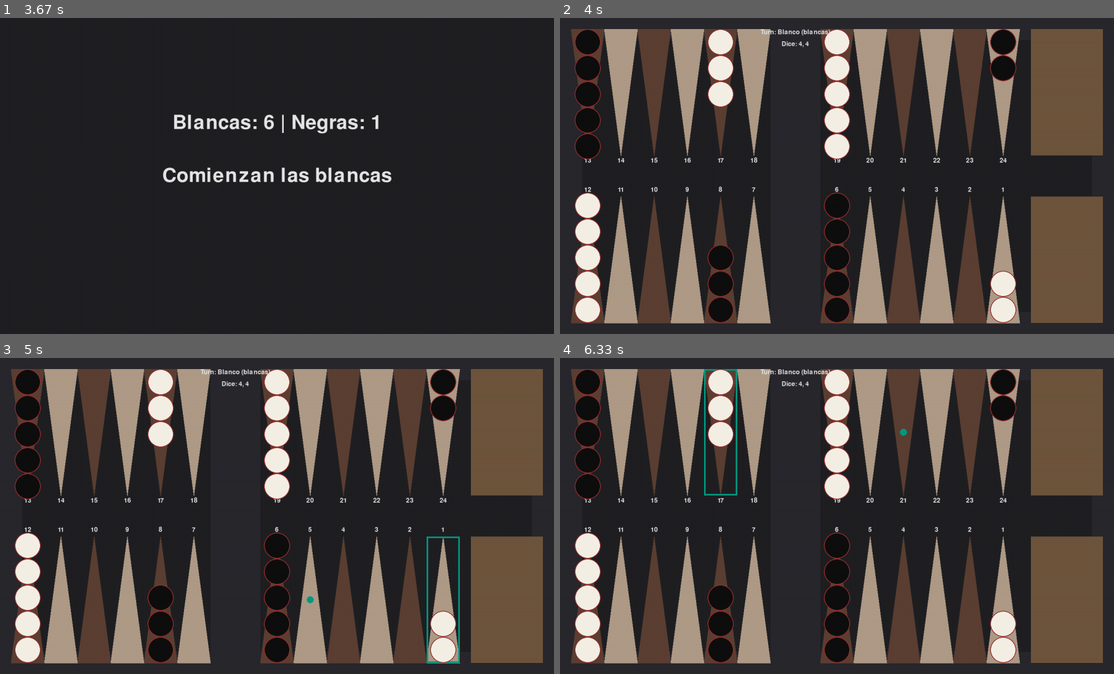
Above: before the commit, frames 1-4 (two rows, left to right).
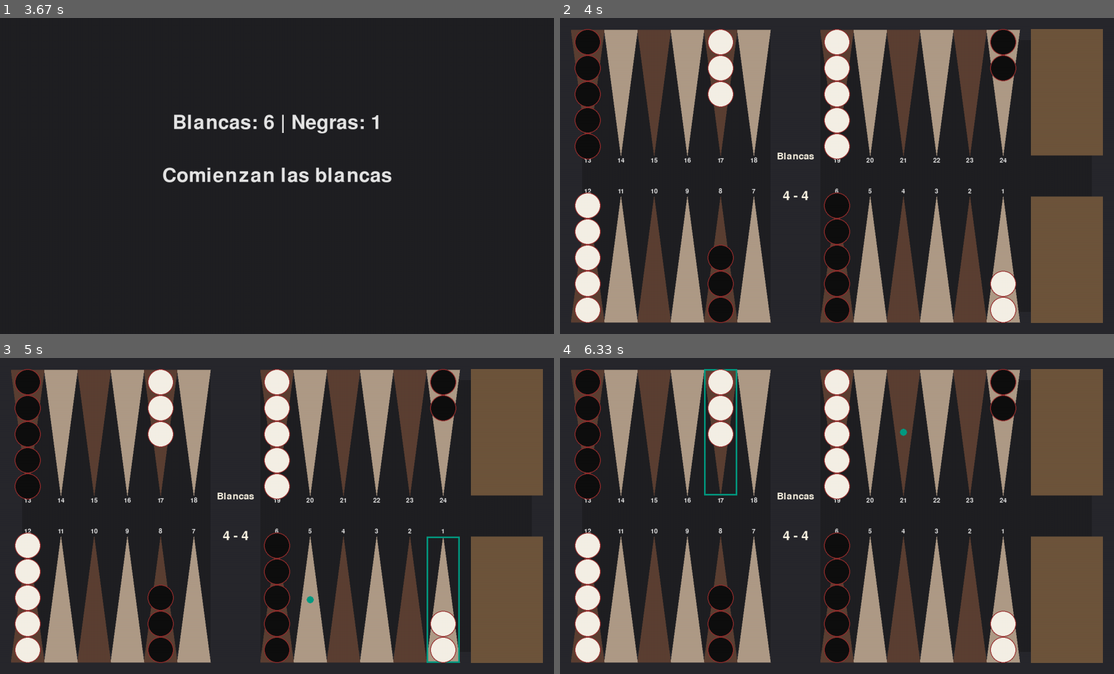
Above: after the commit, the same moments.

Repository: BarbozaFederico/rback
Game: pygame game, started from backgammon/pygame_ui/ui.py
Two runs of this game, one before a commit and one after it. Both use one fixed random seed, a clock stepped at 60 frames per second and the inputs below.
Inputs (mouse positions are in pixels of both pictures, inside the frame that each line leads up to):
- Up to frame 1 (3.67 s): click (277, 176) at 0.38 s
- Up to frame 2 (4 s): no input
- Up to frame 3 (5 s): click (443, 598) at 4.72 s
- Up to frame 4 (6.33 s): click (665, 474) at 5.05 s; click (1003, 598) at 5.38 s; click (704, 572) at 5.72 s; click (715, 459) at 6.05 s

Frame 1 is identical in both runs. In frame 2, 1.1% of the frame differs, in the area x 2-84%, y 3-97%; in frame 3, 1.1%; in frame 4, 1.1%.

Commit message:
feat: Improve UI elements
- Adjust the position of the column numbers to prevent them from overlapping with the checkers.
- Simplify the turn indicator to show only the player's color ("blancas" or "negras") with a light, clear color, and ensure this text and the dice values stay within the central bar.
- Add a small margin so the triangular points don't touch the board's outer edge.
- Properly center the number that appears on a stack of 5 or more checkers.

Diff:
--- a/backgammon/pygame_ui/ui.py
+++ b/backgammon/pygame_ui/ui.py
@@ -216,12 +216,17 @@
 
             for i, checker in enumerate(checkers):
                 if i >= 5:
-                    count_text = self.font.render(str(len(checkers)), True, RED)
-                    text_y = base_y + (4 * 2 * self.checker_radius * direction)
-                    self.screen.blit(
-                        count_text, (rect.centerx - count_text.get_width() / 2, text_y)
+                    count_text = self.font.render(
+                        str(len(checkers)), True, COLOR_TEXTO_BLANCO
                     )
+                    # The circle for the count is at the 5th position (index 4)
+                    circle_y = base_y + (4 * 2 * self.checker_radius * direction)
+                    text_rect = count_text.get_rect(
+                        center=(rect.centerx, circle_y)
+                    )
+                    self.screen.blit(count_text, text_rect)
                     break
+
                 center_x = rect.centerx
                 center_y = base_y + (i * 2 * self.checker_radius * direction)
                 pygame.draw.circle(
@@ -301,24 +306,32 @@
         self.screen.blit(text_surface, text_rect)
 
     def _draw_game_info(self):
-        """Displays the current player and dice roll."""
+        """Displays the current player and dice roll within the central bar."""
         player = self.game.get_current_player()
         dice = self.game.dice.get_values()
 
-        player_text = f"Turn: {player.get_nombre()} ({player.get_color()})"
-        dice_text = f"Dice: {dice[0]}, {dice[1]}" if dice else "Dice: Not rolled"
-
-        player_surface = self.font.render(player_text, True, COLOR_TEXTO_NEGRO)
-        dice_surface = self.font.render(dice_text, True, COLOR_TEXTO_NEGRO)
-
-        info_x = self.board_edge + 6 * self.point_width + self.bar_width / 2
-
-        self.screen.blit(
-            player_surface, (info_x - player_surface.get_width() / 2, self.board_edge)
-        )
-        self.screen.blit(
-            dice_surface, (info_x - dice_surface.get_width() / 2, self.board_edge + 30)
-        )
+        # Define the central bar area for text
+        bar_center_x = self.board_edge + 6 * self.point_width + self.bar_width / 2
+        bar_top = HEIGHT / 2 - 100  # Example vertical positioning
+        bar_bottom = HEIGHT / 2 + 100
+
+        # Player's turn text
+        player_color_name = player.get_color().capitalize()
+        turn_font = pygame.font.Font(None, 36)
+        player_surface = turn_font.render(
+            player_color_name, True, COLOR_TEXTO_BLANCO
+        )
+        player_rect = player_surface.get_rect(
+            center=(bar_center_x, bar_top + 50)
+        )
+        self.screen.blit(player_surface, player_rect)
+
+        # Dice roll text
+        dice_text = f"{dice[0]} - {dice[1]}" if dice else "..."
+        dice_font = pygame.font.Font(None, 48)
+        dice_surface = dice_font.render(dice_text, True, COLOR_TEXTO_BLANCO)
+        dice_rect = dice_surface.get_rect(center=(bar_center_x, bar_bottom - 50))
+        self.screen.blit(dice_surface, dice_rect)
 
     def _draw_board(self):
         """
@@ -357,29 +370,47 @@
             )  # Flipped this to match original look
 
             # Draw triangle
+            triangle_margin = 2
             if i >= 12:  # Top row points down
                 pygame.draw.polygon(
                     self.screen,
                     point_color,
-                    [rect.topleft, rect.topright, rect.midbottom],
+                    [
+                        (rect.left, rect.top + triangle_margin),
+                        (rect.right, rect.top + triangle_margin),
+                        rect.midbottom,
+                    ],
                 )
             else:  # Bottom row points up
                 pygame.draw.polygon(
                     self.screen,
                     point_color,
-                    [rect.bottomleft, rect.bottomright, rect.midtop],
+                    [
+                        (rect.left, rect.bottom - triangle_margin),
+                        (rect.right, rect.bottom - triangle_margin),
+                        rect.midtop,
+                    ],
                 )
 
             # Draw number
             ui_number = i + 1
             num_text = self.font.render(str(ui_number), True, COLOR_TEXTO_NEGRO)
+            text_margin = 5
             if i >= 12:  # Top row
                 self.screen.blit(
-                    num_text, (rect.centerx - num_text.get_width() / 2, rect.bottom + 5)
+                    num_text,
+                    (
+                        rect.centerx - num_text.get_width() / 2,
+                        rect.bottom + text_margin,
+                    ),
                 )
             else:  # Bottom row
                 self.screen.blit(
-                    num_text, (rect.centerx - num_text.get_width() / 2, rect.top - 25)
+                    num_text,
+                    (
+                        rect.centerx - num_text.get_width() / 2,
+                        rect.top - num_text.get_height() - text_margin,
+                    ),
                 )
 
     def _get_point_from_pos(self, pos):
